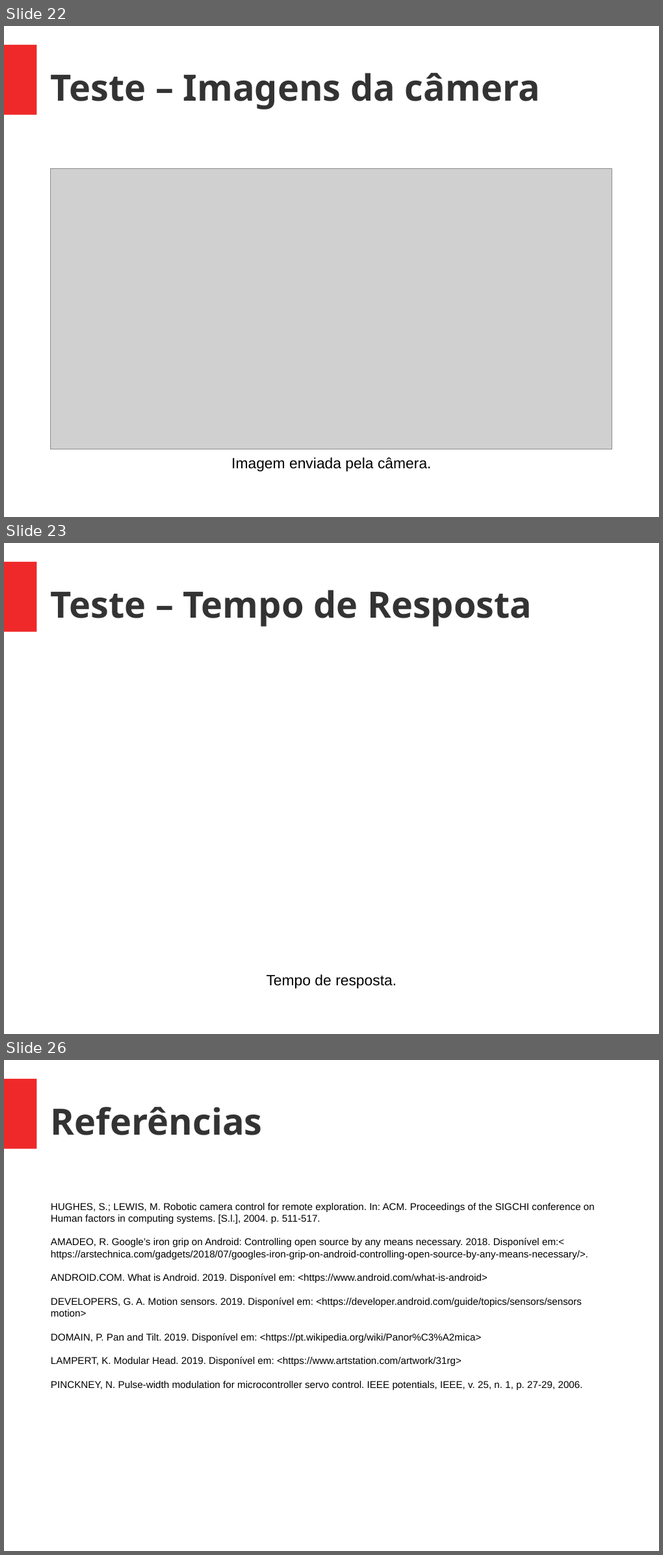
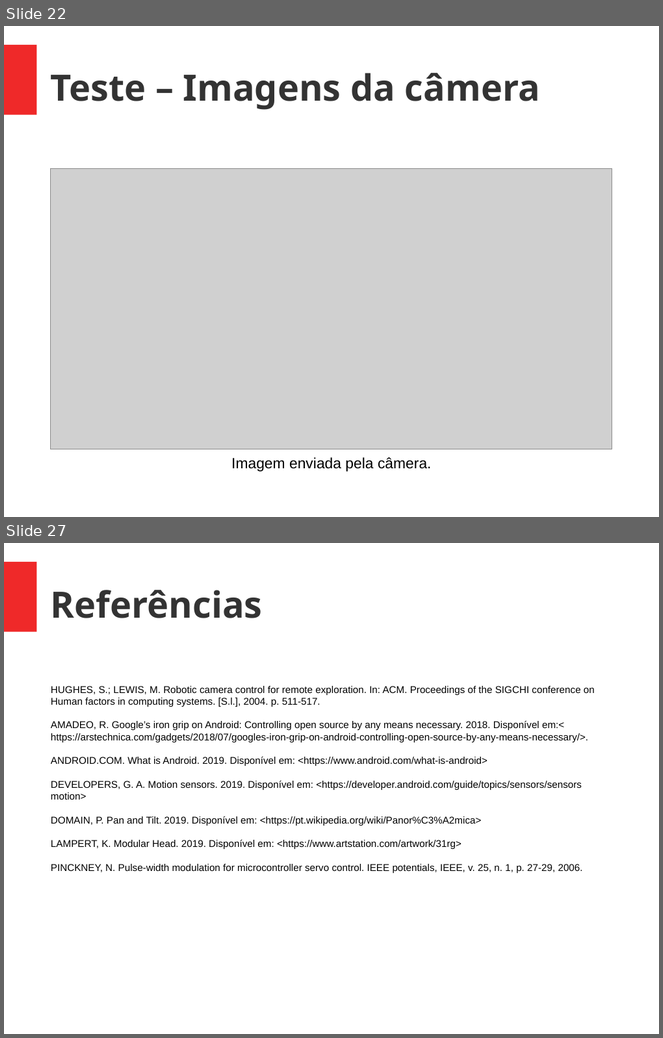
Before and after one commit to raffsalvetti/ENGG60, a slide deck: apresentacao/tcc.odp. Shown one above the other, each under a label of ours: slides 22, 23 and 26 before the commit, slides 22 and 27 after it; the slides between them are not shown. The pictures are 663x1555 and 663x1038 pixels, drawn with LibreOffice and Linux fonts; fonts in the diff are those of the drawing; grey boxes stand for pictures. Boxes give left, top, right and bottom in pixels: in the first picture for what was removed or moved away, otherwise in the second. Text is boxed around its words. In the diff, an @@ line names an element or a change of style, - is before the commit and + after.

Commit message:
adicionado conclusao e testes na apresentacao; adicionado videos

```diff
--- a/apresentacao/tcc.odp
+++ b/apresentacao/tcc.odp
@@ slide 23 removed at (4,543,659,1034), background #FFFFFF; not listed: 1 template element that a slide beside it also shows @@
@@ title removed at (51,590,532,627) @@
-Teste – Tempo de Resposta
@@ text removed at (267,975,397,989) @@
-Tempo de resposta.
@@ what was slide 26 is now slide 27 @@
```
Also in this commit, not shown: 2 slides changed, 3 slides added, 1 other slide removed, 3 other files.
